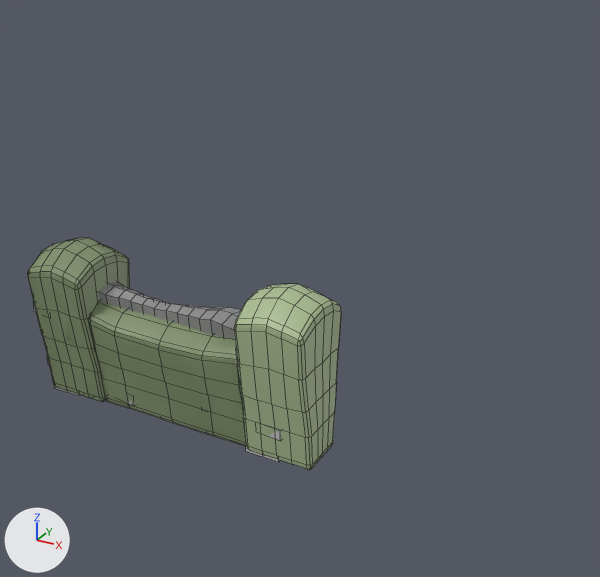
A saved change to the FBX model Assets/Meshes/Fences.fbx.
Camera for both pictures: a 50 mm camera at (3.0, -4.77, 3.78) aimed at (0.37, 0.01, 1.39). The lights are fixed; the arrows at lower left show +X, +Y and +Z. Mesh edges are drawn as thin lines. Where no turn or scale is listed for an object, it has been applied to the vertices.

The first picture shows 'Fence_Cobble_Cap', 'Fence_Hedge_1', 'Fence_Hedge_Cap', 'Fence_Wood_Cap'.
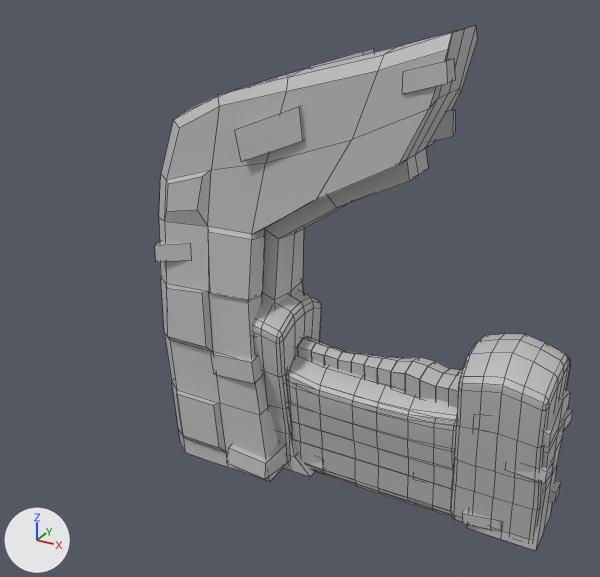
Pixel boxes (x1, y1, x2, y2) of what changed, in the pictures (600 x 577 px; the box of a moved part takes in the faces that stretch with it):
'Fence_Cobble_Gate', added
    after: (155, 26, 477, 481)
'Fence_Hedge_Cap', recoloured, moved
    before: (28, 238, 341, 469)
    after: (286, 334, 570, 539)
'Fence_Hedge_Wall', added
    after: (252, 290, 457, 515)
'Fence_Hedge_1', deleted (green)
    before: (89, 301, 246, 446)
'Fence_Wood_Cap', reshaped, moved (17% wider, 22% taller)
    before: (98, 282, 241, 339)
    after: (296, 338, 463, 408)
'Fence_Cobble_Cap', reshaped, moved
    before: (33, 302, 281, 462)
    after: (310, 390, 573, 551)
'Fence_Wood_Wall', added
    after: (303, 337, 460, 375)
part 2 of me_mesh_002, rebuilt (12% wider, 12% taller)
    before: (98, 282, 241, 339)
    after: (296, 338, 456, 402)
part 3 of me_mesh_002, rebuilt (not visible before)
    after: (449, 369, 463, 408)
part 4 of me_mesh_004, moved or reshaped
    before: (126, 401, 134, 406)
    after: (310, 462, 324, 470)
part 5 of me_mesh_004, moved or reshaped
    before: (269, 431, 281, 441)
    after: (562, 409, 573, 431)
part 6 of me_mesh_004, moved or reshaped (not visible before)
    after: (549, 480, 561, 503)
part 7 of me_mesh_004, moved or reshaped (not visible before)
    after: (462, 511, 501, 531)
part 8 of me_mesh_004, moved or reshaped (not visible before)
    after: (507, 461, 553, 483)
part 9 of me_mesh_004, added
    after: (314, 470, 452, 517)
part 10 of me_mesh_004, moved or reshaped
    before: (54, 350, 280, 462)
    after: (466, 390, 571, 551)

What changed in the scene script:
```text
Change me_mesh_004:
    remove me_mesh_004.from_pydata(...)  # 331 vertices, 278 faces; spans x -0.05..2.35, y -0.29..0.29, z -0.01..1.08
    add me_mesh_004.from_pydata(...)  # 348 vertices, 272 faces; spans x -0.27..2.33, y -0.29..0.29, z -0.01..1.08
    me_mesh_004 part 4: the loose piece of 8 vertices spanning x 0.66..0.9, y -0.18..0.0, z 0.04..0.15 is moved by (-0.17, 0.0, 0.0)
    me_mesh_004 part 5: the loose piece of 8 vertices spanning x 2.11..2.35, y -0.23..-0.08, z 0.22..0.31 is scaled about its middle by (-1.14, -1, 0.998), then moved by (-0.04, 0.36, 0.52)
    me_mesh_004 part 6: the loose piece of 8 vertices spanning x 2.1..2.34, y 0.06..0.22, z 0.04..0.18 is multiplied about its middle by the matrix ((-1.087, 0.086, -0.143), (-0.066, -1.087, -0.155), (-0.153, -0.145, 1.08)), then moved by (-0.02, -0.02, 0.16)
    me_mesh_004 part 7: the loose piece of 8 vertices spanning x 2.11..2.35, y 0.1..0.26, z 0.56..0.68 is multiplied about its middle by the matrix ((-1.048, 0.237, -0.18), (-0.226, -1.063, -0.085), (-0.194, -0.044, 1.072)), then moved by (-0.32, -0.33, -0.53)
    me_mesh_004 part 8: the loose piece of 8 vertices spanning x 2.11..2.34, y -0.27..-0.14, z 0.76..0.86 is multiplied about its middle by the matrix ((-1.095, -0.07, -0.084), (0.063, -1.094, 0.093), (-0.09, 0.088, 1.093)), then moved by (-0.04, 0.01, -0.19)
    me_mesh_004 part 9: a new loose piece of 80 vertices spanning x 0.18..1.85, y -0.22..0.22, z -0.01..0.89, in mat_lambert1 (grey #bcbcbc)
    me_mesh_004 part 10: 2 vertices moved within x 0.0, y 0.26..0.27, z 0.79..0.84; 163 vertices removed from x 0.0..2.3, y -0.29..0.29, z -0.01..1.08; 100 vertices added at x -0.24..2.3, y -0.29..0.29, z -0.01..1.08
Change me_mesh_002:
    remove me_mesh_002.from_pydata(...)  # 288 vertices, 268 faces; spans x 0.01..2.19, y -0.19..0.19, z -0.01..1.06
    add me_mesh_002.from_pydata(...)  # 288 vertices, 268 faces; spans x -0.14..2.11, y -0.19..0.19, z -0.01..1.06
    me_mesh_002 part 2: the loose piece of 102 vertices spanning x 0.17..2.02, y -0.14..0.15, z 0.81..1.06 is rebuilt with 102 vertices and now spans x 0.12..1.85, y -0.14..0.15, z 0.81..1.06
    me_mesh_002 part 3: the loose piece of 42 vertices spanning x 2.01..2.19, y -0.19..0.19, z -0.01..1.06 is rebuilt with 42 vertices and now spans x 1.84..2.11, y -0.19..0.19, z -0.01..1.06
Change me_mesh:
    where me_mesh.from_pydata(...)  # 654 vertices, 648 faces; spans x -0.01..2.59, y -0.34..0.32, z 0.0..1.38
    remove me_mesh.materials.append(mat_hedge)  # green #aabc91
    me_mesh part 1: the whole mesh is moved by (-0.28, 0.01, 0.0)
    add me_mesh.materials.append(mat_lambert1)  # grey #bcbcbc
Change ob_fence_cobble_cap:
    ob_fence_cobble_cap.location: (-2.0, 0.0, 0.006) -> (-0.022, -0.031, 0.006)
Change ob_fence_wood_cap:
    ob_fence_wood_cap.location: (-2.0, 0.0, 0.006) -> (-0.241, -0.057, 0.006)
Change ob_fence_hedge_cap:
    ob_fence_hedge_cap.location: (-2.0, 0.0, 0.006) -> (-0.045, -0.026, 0.006)
Remove ob_fence_hedge_1:
    ob_fence_hedge_1 = bpy.data.objects.new('Fence_Hedge_1', me_mesh_001)
Add ob_fence_wood_wall:
    ob_fence_wood_wall = bpy.data.objects.new('Fence_Wood_Wall', me_mesh_003_1)  # 246 vertices, 230 faces; spans x -0.14..1.85, y -0.19..0.19, z -0.01..1.06; in mat_lambert1 (grey #bcbcbc)
    ob_fence_wood_wall.location = (-0.239, -0.054, 0.006)
Add ob_fence_cobble_wall:
    ob_fence_cobble_wall = bpy.data.objects.new('Fence_Cobble_Wall', me_mesh_006)  # 258 vertices, 200 faces; spans x -0.27..1.85, y -0.29..0.29, z -0.01..1.08; in mat_lambert1 (grey #bcbcbc)
    ob_fence_cobble_wall.location = (-0.015, -0.019, 0.006)
Add ob_fence_cobble_gate:
    ob_fence_cobble_gate = bpy.data.objects.new('Fence_Cobble_Gate', me_mesh_004_1)  # 272 vertices, 240 faces; spans x -0.71..1.47, y -0.49..0.48, z 0.0..3.23; in mat_lambert1 (grey #bcbcbc)
    ob_fence_cobble_gate.location = (0.0, 0.0, 0.0)
Add ob_fence_hedge_wall:
    ob_fence_hedge_wall = bpy.data.objects.new('Fence_Hedge_Wall', me_mesh_001_1)  # 436 vertices, 432 faces; spans x -0.29..1.8, y -0.33..0.33, z 0.0..1.38; in mat_lambert1 (grey #bcbcbc)
    ob_fence_hedge_wall.location = (0.142, -0.033, 0.006)
```
